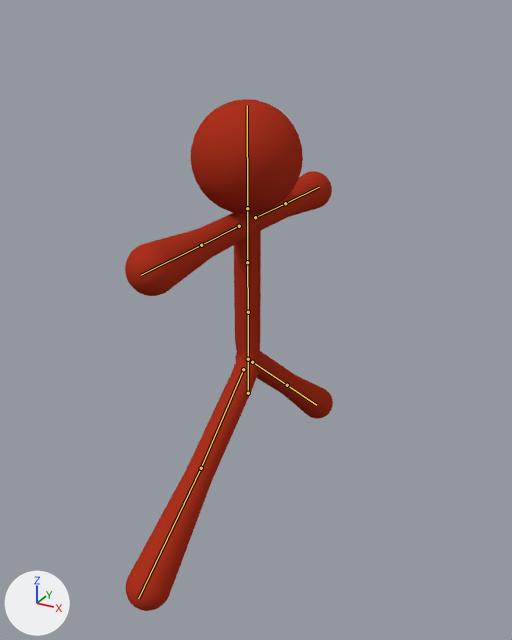
Before and after pictures for a commit that changed the Blender file Stickmen/Assets/Prefabs/Player/Stickman 2.blend.
Before and after are seen from a 50 mm lens placed at (24.5, -43.3, 39.2), pointed at (0.8, -0.1, 17.6). The axes (+X, +Y, +Z) are drawn at lower left. The lights are the same throughout. The bones that bend it are drawn over the model as lines.

Objects in the first picture: 'Stickman'.
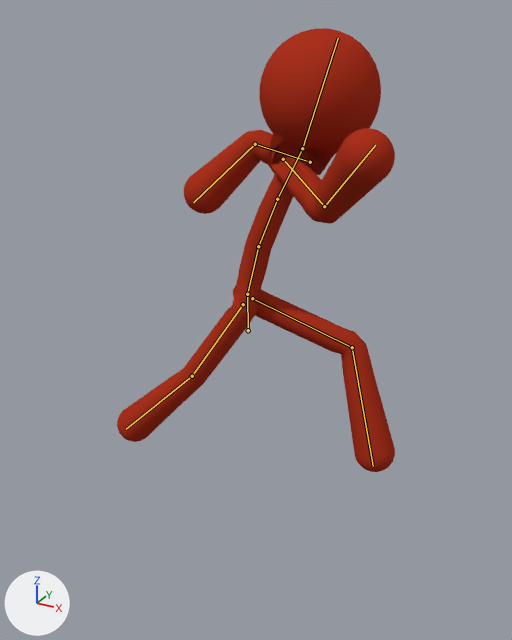
The newer file adds an action. The first version stands in its rest pose; the second is drawn at frame 0 of the action 'Running Jump_loop'.

Location of each change, (x1, y1, x2, y2) in pixels of the pictures (512 x 640 px):
```json
{"object": "Stickman", "change": "posed", "before": [125, 99, 333, 611], "after": [117, 28, 395, 472], "on screen": "33% wider, 13% shorter"}
{"bone": "Base", "before": "(248, 393) to (248, 359)", "after": "(248, 330) to (247, 294)"}
{"bone": "Hips", "before": "(248, 359) to (248, 312)", "after": "(247, 294) to (258, 246)"}
{"bone": "Spine", "before": "(248, 312) to (247, 262)", "after": "(258, 246) to (277, 199)"}
{"bone": "Chest", "before": "(247, 262) to (247, 208)", "after": "(277, 199) to (302, 148)"}
{"bone": "Neck", "before": "(247, 208) to (247, 105)", "after": "(302, 148) to (338, 38)"}
{"bone": "Arm.L", "before": "(255, 217) to (285, 203)", "after": "(310, 162) to (255, 144)"}
{"bone": "Forearm.L", "before": "(285, 203) to (319, 187)", "after": "(255, 144) to (193, 202)"}
{"bone": "Arm.R", "before": "(239, 226) to (201, 245)", "after": "(283, 159) to (324, 206)"}
{"bone": "Forearm.R", "before": "(201, 245) to (141, 275)", "after": "(324, 206) to (375, 145)"}
```

The change, as JSON lines over the scene's bpy script:
```json
{"block": "bone_base", "where": "bone_base = bpy.data.objects['Armature'].pose.bones['Base']"}
{"op": "set", "path": "bone_base.location", "old": "(0.0, 0.0, 0.0)", "new": "(0.0, 5.48, 0.0)"}
{"block": "bone_hips", "where": "bone_hips = bpy.data.objects['Armature'].pose.bones['Hips']  # child of 'Base'"}
{"op": "set", "path": "bone_hips.rotation_quaternion", "old": "(1.0, 0.0, 0.0, 0.0)", "new": "(0.993, 0.116, -0.003, 0.001)", "note": "degrees (0, 0, 0) -> degrees (13, 0, 0)"}
{"block": "bone_spine", "where": "bone_spine = bpy.data.objects['Armature'].pose.bones['Spine']  # child of 'Hips'"}
{"op": "set", "path": "bone_spine.rotation_quaternion", "old": "(1.0, 0.0, 0.0, 0.0)", "new": "(0.997, 0.074, -0.006, -0.006)", "note": "degrees (0, 0, 0) -> degrees (8, -1, -1)"}
{"block": "bone_chest", "where": "bone_chest = bpy.data.objects['Armature'].pose.bones['Chest']  # child of 'Spine'"}
{"op": "set", "path": "bone_chest.rotation_quaternion", "old": "(1.0, 0.0, 0.0, 0.0)", "new": "(0.974, 0.046, -0.22, -0.005)", "note": "degrees (0, 0, 0) -> degrees (6, -25, -2)"}
{"block": "bone_neck", "where": "bone_neck = bpy.data.objects['Armature'].pose.bones['Neck']  # child of 'Chest'"}
{"op": "set", "path": "bone_neck.rotation_quaternion", "old": "(1.0, 0.0, 0.0, 0.0)", "new": "(0.992, -0.116, -0.046, 0.001)", "note": "degrees (0, 0, 0) -> degrees (-13, -5, 1)"}
{"block": "bone_arm_l", "where": "bone_arm_l = bpy.data.objects['Armature'].pose.bones['Arm.L']  # child of 'Chest'"}
{"op": "set", "path": "bone_arm_l.rotation_quaternion", "old": "(1.0, 0.0, 0.0, 0.0)", "new": "(0.013, 0.249, 0.607, -0.755)", "note": "degrees (0, 0, 0) -> degrees (-81, 23, 162)"}
{"block": "bone_forearm_l", "where": "bone_forearm_l = bpy.data.objects['Armature'].pose.bones['Forearm.L']  # child of 'Arm.L'"}
{"op": "set", "path": "bone_forearm_l.rotation_quaternion", "old": "(1.0, 0.0, 0.0, 0.0)", "new": "(0.829, 0.134, -0.291, 0.459)", "note": "degrees (0, 0, 0) -> degrees (-3, -37, 59)"}
{"block": "bone_arm_r", "where": "bone_arm_r = bpy.data.objects['Armature'].pose.bones['Arm.R']  # child of 'Chest'"}
{"op": "set", "path": "bone_arm_r.rotation_quaternion", "old": "(1.0, 0.0, 0.0, 0.0)", "new": "(0.249, 0.229, 0.632, 0.697)", "note": "degrees (0, 0, 0) -> degrees (85, 0, 140)"}
{"block": "bone_forearm_r", "where": "bone_forearm_r = bpy.data.objects['Armature'].pose.bones['Forearm.R']  # child of 'Arm.R'"}
{"op": "set", "path": "bone_forearm_r.rotation_quaternion", "old": "(1.0, 0.0, 0.0, 0.0)", "new": "(0.793, 0.422, 0.131, 0.42)", "note": "degrees (0, 0, 0) -> degrees (52, -8, 52)"}
{"block": "bone_legik_l", "where": "bone_legik_l = bpy.data.objects['Armature'].pose.bones['LegIK.L']"}
{"op": "set", "path": "bone_legik_l.location", "old": "(0.0, 0.0, 0.0)", "new": "(-13.22, -10.6, 4.31)"}
{"block": "bone_poletarget_l", "where": "bone_poletarget_l = bpy.data.objects['Armature'].pose.bones['PoleTarget.L']"}
{"op": "set", "path": "bone_poletarget_l.location", "old": "(0.0, 0.0, 0.0)", "new": "(2.76, 5.7, 2.03)"}
{"block": "bone_legik_r", "where": "bone_legik_r = bpy.data.objects['Armature'].pose.bones['LegIK.R']"}
{"op": "set", "path": "bone_legik_r.location", "old": "(0.0, 0.0, 0.0)", "new": "(13.0, 11.08, 3.05)"}
{"block": "bone_poletarget_r", "where": "bone_poletarget_r = bpy.data.objects['Armature'].pose.bones['PoleTarget.R']"}
{"op": "set", "path": "bone_poletarget_r.location", "old": "(0.0, 0.0, 0.0)", "new": "(-5.05, 4.05, -2.14)"}
```
